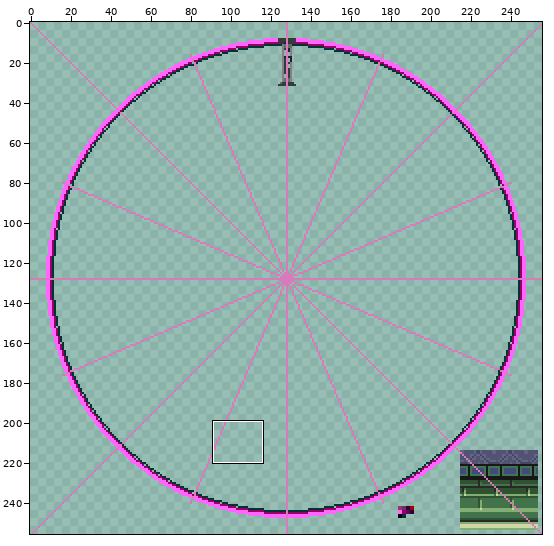
Two states of a pixel-art file, src/main/resources/room.aseprite. The first picture is a wide view before the edit; the outline marks the close-up.
Close-up. As it was:
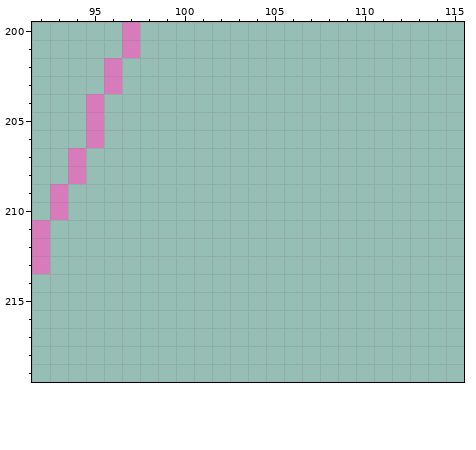
256x256 pixels, 1 frame. Shown: x 92..115, y 200..219. The commit also changed other parts of the picture, which this record leaves out.
The result:
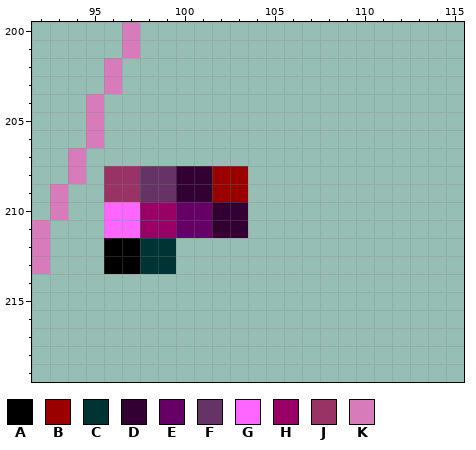
Palette (. is transparent): A #000000  B #990000  C #003333  D #330033  E #660066  F #663366  G #ff66ff  H #990066  J #993366  K #d77bba
From old to new:
Layer "template":
y 208..209: x 96..103 ........ -> JJFFDDBB
y 210..211: x 96..103 ........ -> GGHHEEDD
y 212..213: x 96..99 .... -> AACC
